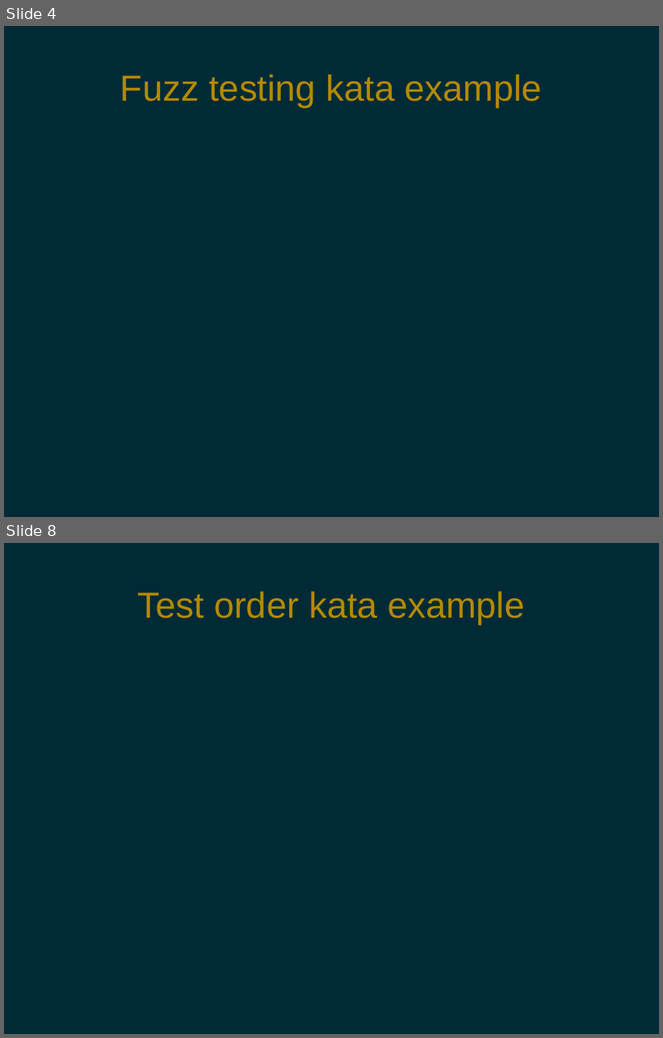
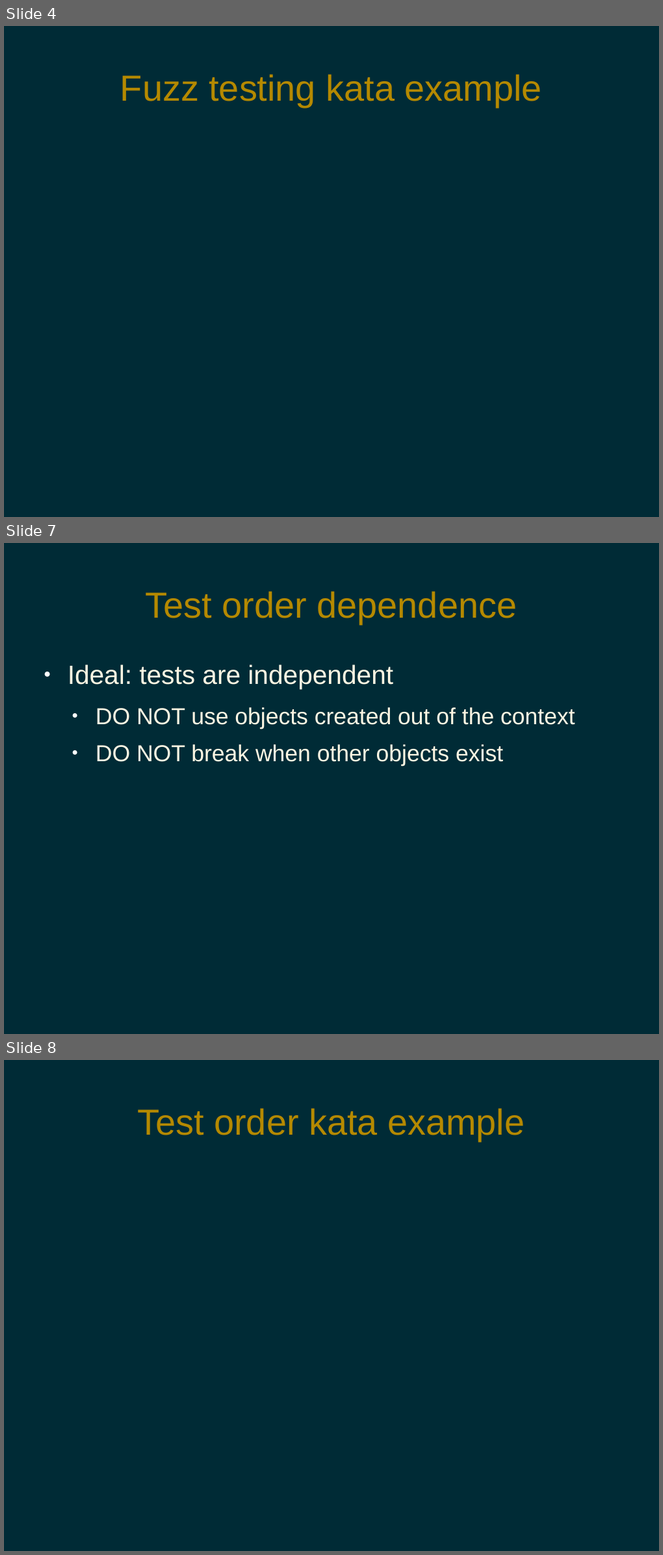
Before and after one commit to pdg137/randomness-pres, a slide deck: randomness.odp. Shown one above the other, each under a label of ours: slides 4 and 8 before the commit, slides 4, 7 and 8 after it; the slides between them are not shown. The pictures are 663x1038 and 663x1555 pixels, drawn with LibreOffice and Linux fonts; fonts in the diff are those of the drawing. Boxes give left, top, right and bottom in pixels: in the first picture for what was removed or moved away, otherwise in the second. Text is boxed around its words. In the diff, an @@ line names an element or a change of style, - is before the commit and + after.

```diff
--- a/randomness.odp
+++ b/randomness.odp
@@ slide 7 added at (4, 543, 659, 1034), background #002B36 @@
@@ title added at (146, 591, 518, 624), 44 pt, text #B58900 @@
+Test order dependence
@@ text added at (68, 665, 575, 766), 28 pt, text #FDF6E3 @@
+● Ideal: tests are independent
+  ● DO NOT use objects created out of the context
+  ● DO NOT break when other objects exist
```
Also in this commit, not shown: 7 slides changed, 5 slides removed, 3 other files.
